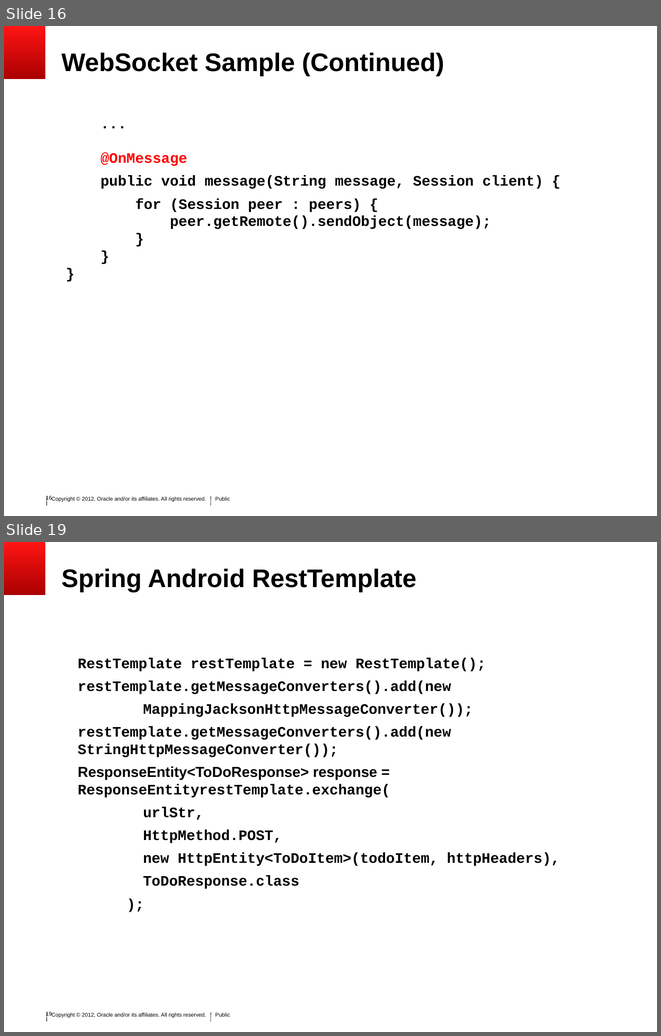
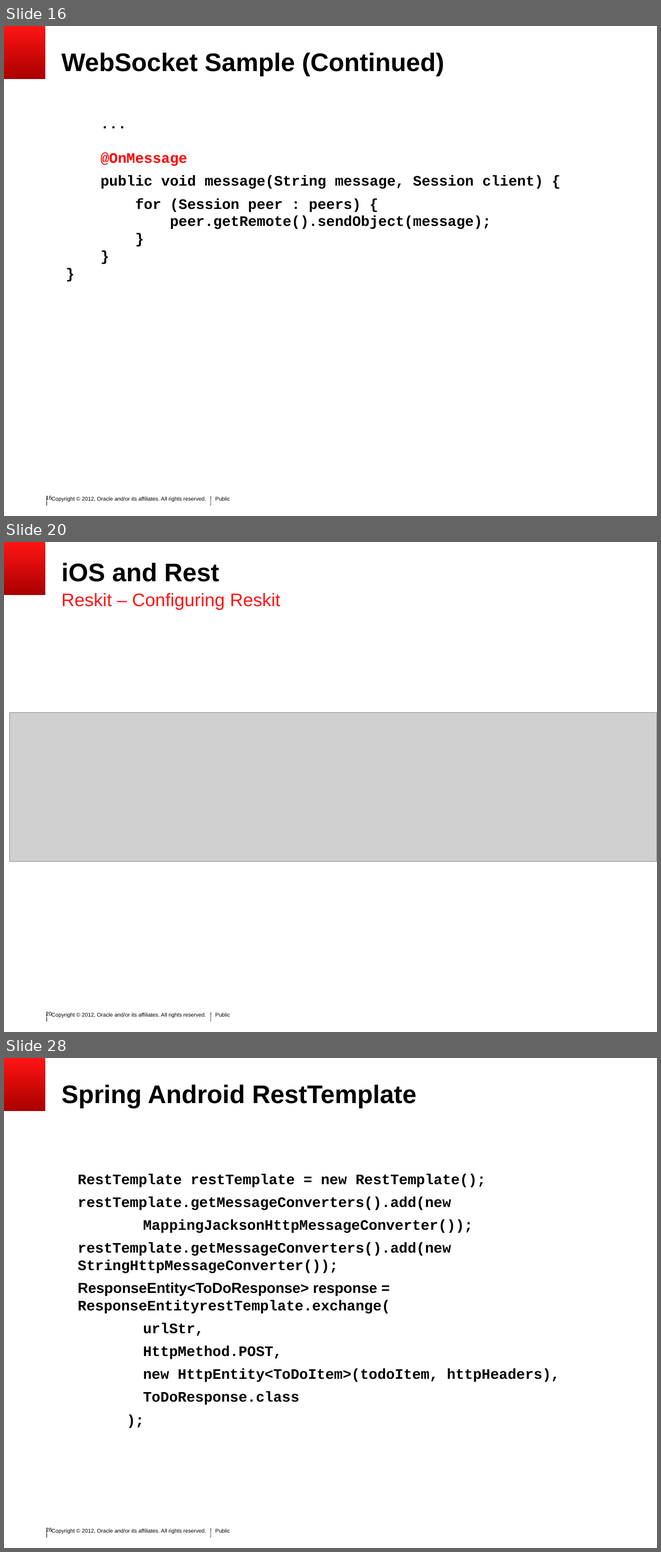
Before and after one commit to SoryBalde/javaee-mobile, a slide deck: javaee_mobile.ppt. Shown one above the other, each under a label of ours: slides 16 and 19 before the commit, slides 16, 20 and 28 after it; the slides between them are not shown. The pictures are 661x1036 and 661x1552 pixels, drawn with LibreOffice and Linux fonts; fonts in the diff are those of the drawing; grey boxes stand for pictures; background and template pictures are left out. Boxes give left, top, right and bottom in pixels: in the first picture for what was removed or moved away, otherwise in the second. Text is boxed around its words. In the diff, an @@ line names an element or a change of style, - is before the commit and + after.

```diff
--- a/javaee_mobile.ppt
+++ b/javaee_mobile.ppt
@@ slide 20 added at bbox=[4, 542, 657, 1032], background #FFFFFF; not listed: 6 template elements that a slide beside it also shows @@
@@ title added at bbox=[61, 563, 219, 582], 28 pt, text #000000, bold @@
+iOS and Rest
@@ text added at bbox=[61, 593, 280, 609], 20 pt, text #FF1414 @@
+Reskit – Configuring Reskit
@@ picture added at bbox=[9, 713, 657, 861] @@
@@ what was slide 19 is now slide 28 @@
@@ page number at bbox=[46, 1528, 52, 1532]: text changed @@
-19
+28
```
Also in this commit, not shown: 11 other slides added, 2 slides removed.
